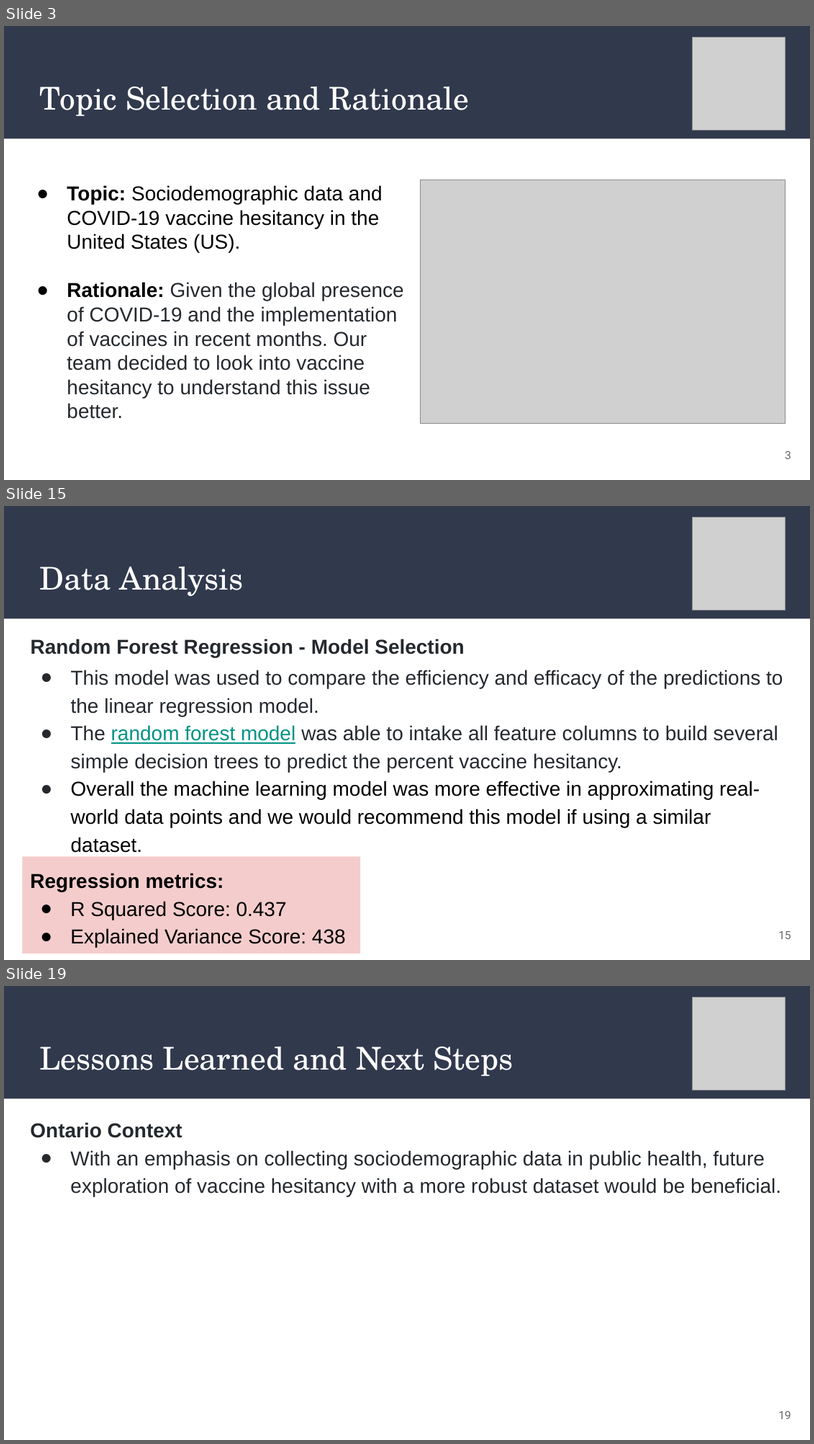
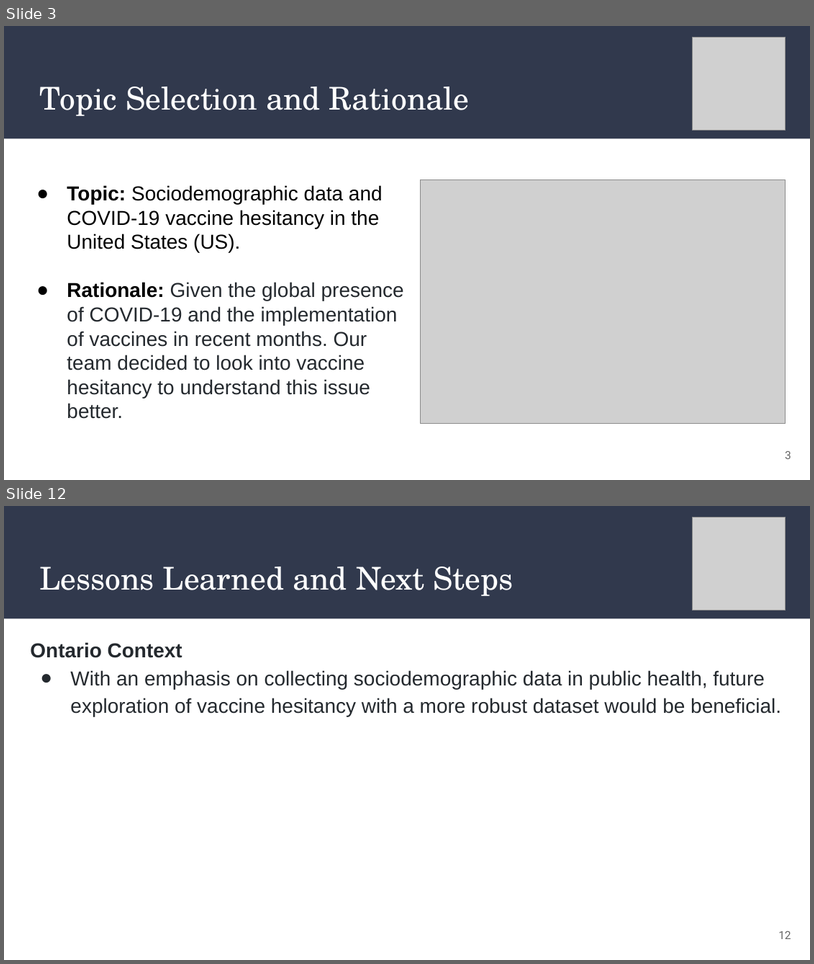
Before and after one commit to AaraniSivasekaram/Predictive_Modelling_Project, a slide deck: Vaccine Hesitancy Presentation.pptx. Shown one above the other, each under a label of ours: slides 3, 15 and 19 before the commit, slides 3 and 12 after it; the slides between them are not shown. The pictures are 814x1444 and 814x964 pixels, drawn with LibreOffice and Linux fonts; fonts in the diff are those of the drawing; grey boxes stand for pictures. Boxes give left, top, right and bottom in pixels: in the first picture for what was removed or moved away, otherwise in the second. Text is boxed around its words. In the diff, an @@ line names an element or a change of style, - is before the commit and + after.

Commit message:
Added presentation draft #4
Refined, added more visuals, added speaking points

```diff
--- a/Vaccine Hesitancy Presentation.pptx
+++ b/Vaccine Hesitancy Presentation.pptx
@@ slide 15 removed at bbox=[4, 506, 810, 960], background #FFFFFF; not listed: 1 template element that a slide beside it also shows @@
@@ picture removed at bbox=[692, 518, 786, 611] @@
@@ title removed at bbox=[39, 566, 243, 596] @@
-Data Analysis
@@ text removed at bbox=[31, 638, 783, 852] @@
-Random Forest Regression - Model Selection
-● This model was used to compare the efficiency and efficacy of the predictions to the linear regression model.
-● The random forest model was able to intake all feature columns to build several simple decision trees to predict the percent vaccine hesitancy.
-● Overall the machine learning model was more effective in approximating real-world data points and we would recommend this model if using a similar dataset.
@@ rectangle removed at bbox=[23, 856, 361, 952] @@
-Regression metrics:
-● R Squared Score: 0.437
-● Explained Variance Score: 438
@@ page number removed at bbox=[779, 931, 791, 939] @@
-15
@@ what was slide 19 is now slide 12 @@
@@ page number at bbox=[779, 931, 791, 939]: text changed @@
-19
+12
```
Also in this commit, not shown: 6 slides changed, 4 slides added, 9 other slides removed.
